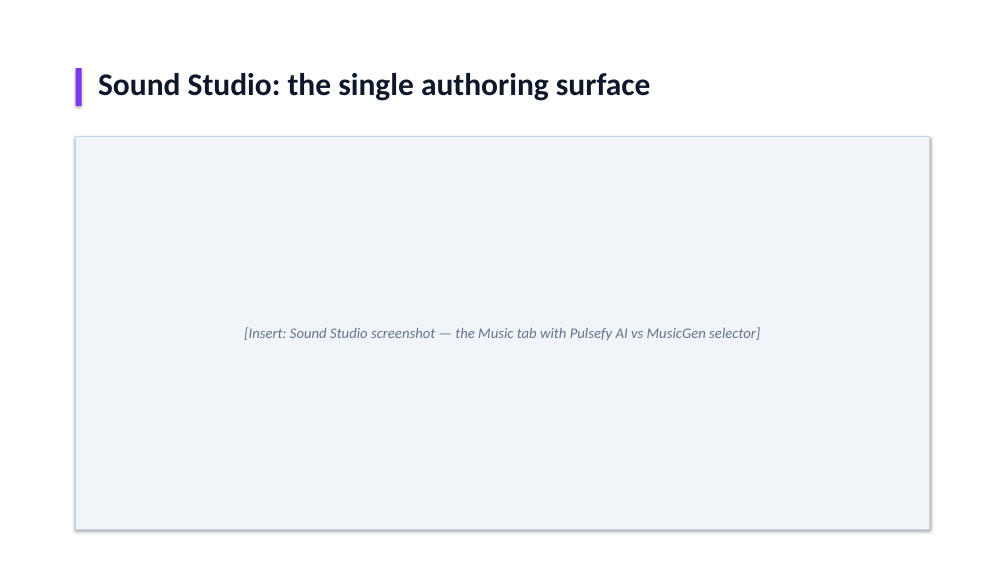
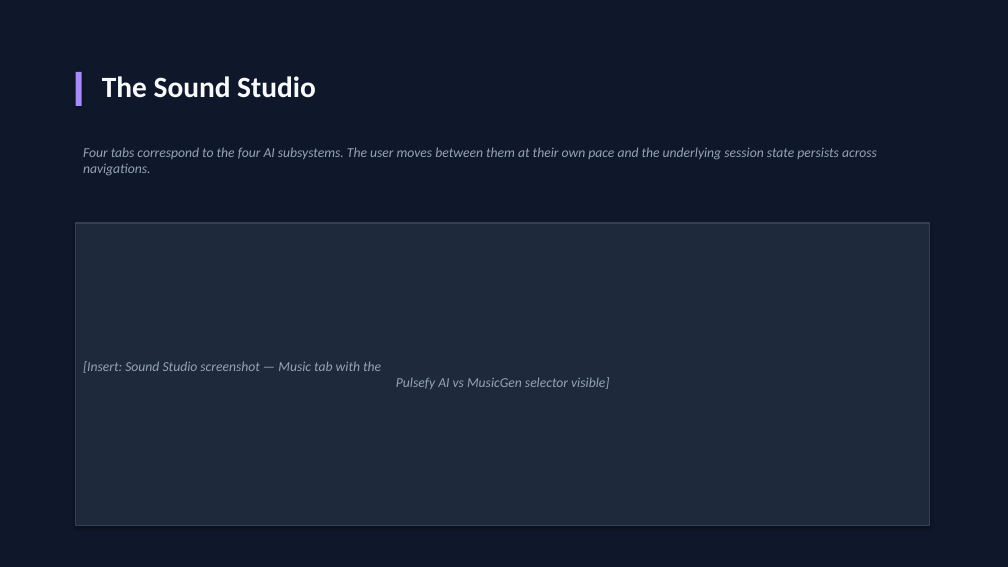
Before and after one commit to kevinvlad03/Pulsefy-Diploma-Project, a slide deck: slide 9 of docs/Pulsefy_Defense_Presentation.pptx (slide 8 before the commit). Drawn at 1008x567 pixels with LibreOffice and Linux fonts; fonts in the diff are those of the drawing. Boxes give left, top, right and bottom in pixels: in the first picture for what was removed or moved away, otherwise in the second. Text is boxed around its words. In the diff, an @@ line names an element or a change of style, - is before the commit and + after.

```diff
--- a/docs/Pulsefy_Defense_Presentation.pptx
+++ b/docs/Pulsefy_Defense_Presentation.pptx
@@ background #FFFFFF to #0F172A @@
@@ rectangle: place and size @@
-rectangle at (76,68,82,106)
+rectangle at (76,72,82,106)
@@ rectangle at (76,72,82,106): fill #7C3AED to #A78BFA @@
@@ text at (102,76,316,98): text changed; size 30 to 28 pt; text colour #0F172A to #F8FAFC @@
-Sound Studio: the single authoring surface
+The Sound Studio
@@ text added at (83,147,877,176), 13 pt, text #94A3B8, italic @@
+Four tabs correspond to the four AI subsystems. The user moves between them at their own pace and the underlying session state persists across navigations.
@@ rectangle "[Insert: Sound Studio screenshot — ...": place and size @@
-rectangle "[Insert: Sound Studio screenshot — ..." at (76,136,930,529)
+rectangle "[Insert: Sound Studio screenshot — ..." at (76,223,930,526)
@@ rectangle "[Insert: Sound Studio screenshot — ..." at (76,223,930,526): fill #F1F5F9 to #1E293B; outline #CBD5E1 1 pt to #334155 1 pt @@
@@ text in rectangle at (83,361,609,389): text changed; size 14 to 13 pt; text colour #64748B to #94A3B8 @@
-[Insert: Sound Studio screenshot — the Music tab with Pulsefy AI vs MusicGen selector]
+[Insert: Sound Studio screenshot — Music tab with the
+Pulsefy AI vs MusicGen selector visible]
```
Also in this commit, not shown: 7 other slides changed, 4 slides added, 4 slides removed, 1 other file.
